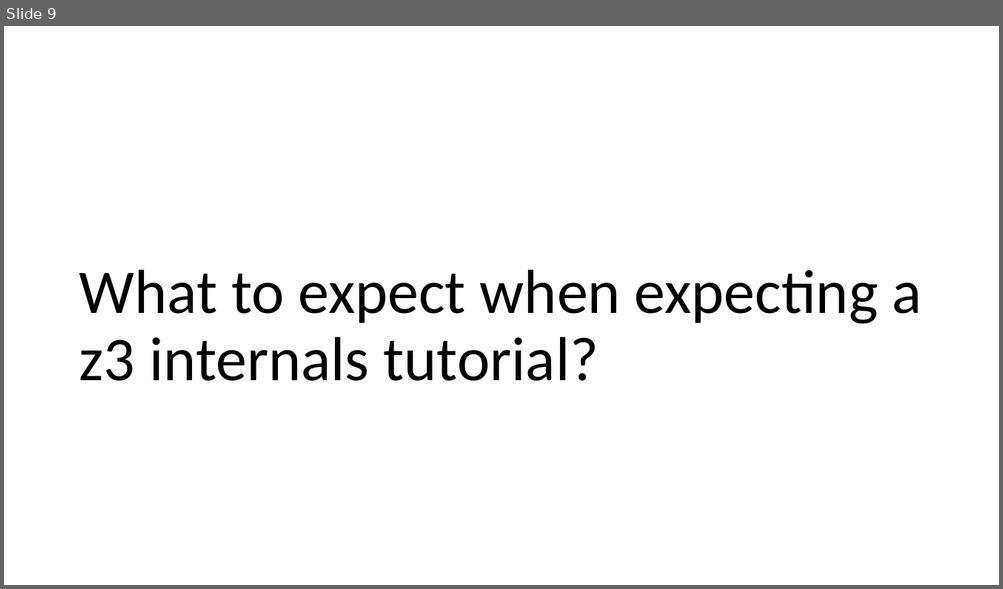
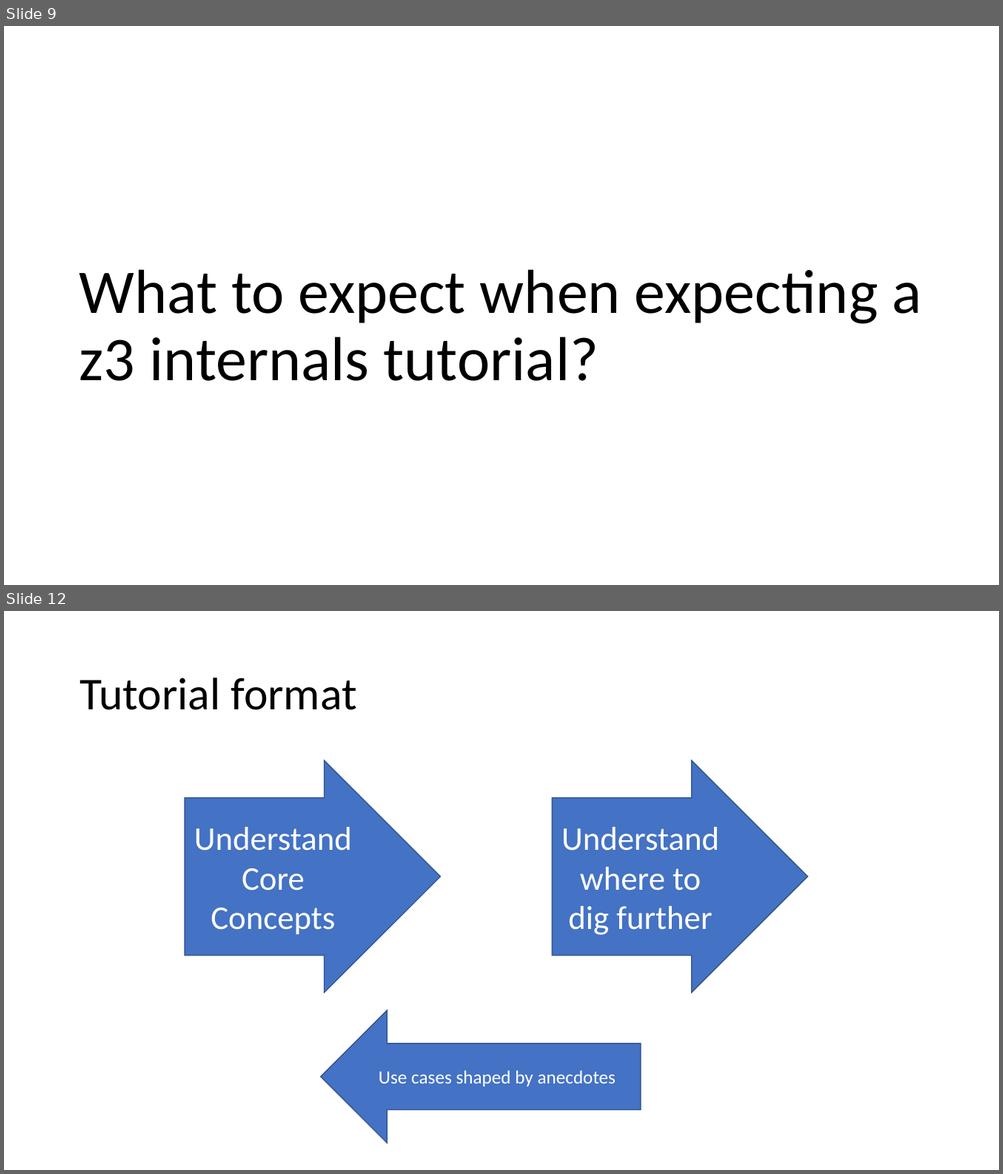
Before and after one commit to Z3Prover/doc, a slide deck: internals/tutorial/z3internals.pptx. Shown one above the other, each under a label of ours: slide 9 before the commit, slides 9 and 12 after it; the slides between them are not shown. The pictures are 1003x589 and 1003x1174 pixels, drawn with LibreOffice and Linux fonts; fonts in the diff are those of the drawing. Boxes give left, top, right and bottom in pixels: in the first picture for what was removed or moved away, otherwise in the second. Text is boxed around its words. In the diff, an @@ line names an element or a change of style, - is before the commit and + after.

```diff
--- a/internals/tutorial/z3internals.pptx
+++ b/internals/tutorial/z3internals.pptx
@@ slide 12 added at (x1=4, y1=611, x2=999, y2=1170), background #FFFFFF @@
@@ title added at (x1=79, y1=678, x2=357, y2=710), 44 pt, text #000000 @@
+Tutorial format
@@ right arrow added at (x1=185, y1=761, x2=441, y2=993), fill #4472C4, outline #325491 1 pt, 32 pt, text #FFFFFF @@
+Understand Core Concepts
@@ right arrow added at (x1=552, y1=761, x2=808, y2=993), fill #4472C4, outline #325491 1 pt, 32 pt, text #FFFFFF @@
+Understand where to dig further
@@ left arrow added at (x1=320, y1=1011, x2=640, y2=1144), fill #4472C4, outline #325491 1 pt, 18 pt, text #FFFFFF @@
+Use cases shaped by anecdotes
```
Also in this commit, not shown: 10 other slides added.
